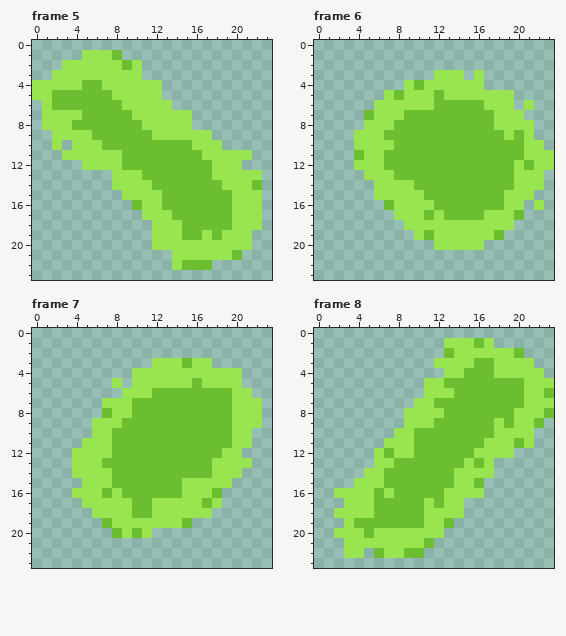
Two states of a pixel-art file, data/tex/virus_2.aseprite. That is the earlier state.
24x24 pixels, 8 frames. Shown: frame 5, frame 6, frame 7, frame 8. The commit also changed other frames, which this record leaves out.
After:
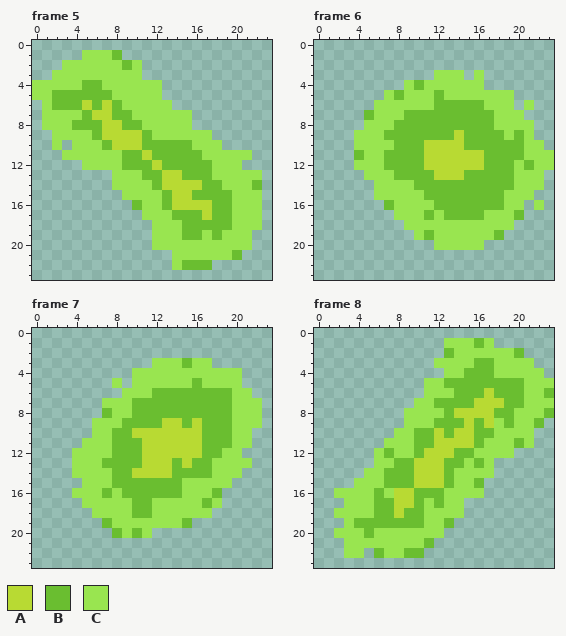
Palette (. is transparent): A #b8da33  B #6abe30  C #99e550
Difference:
layer "Layer 3" opacity 54% added
Frame 5, layer "Layer 3":
y 6: x 5 B -> A; x 7 B -> A
y 7: x 6..7 BB -> AA
y 8: x 7..8 BB -> AA
y 9: x 7..10 BBBB -> AAAA
y 10: x 8..10 BBB -> AAA
y 11: x 11 B -> A
y 12: x 12 B -> A
y 13: x 13..14 BB -> AA
y 14: x 13..16 BBBB -> AAAA
y 15: x 14..15 BB -> AA
y 16: x 14..17 BBBB -> AAAA
y 17: x 17 B -> A
Frame 6, layer "Layer 3":
y 9: x 14 B -> A
y 10: x 11..14 BBBB -> AAAA
y 11..12: x 11..16 BBBBBB -> AAAAAA
y 13: x 12..14 BBB -> AAA
Frame 7, layer "Layer 3":
y 9: x 13..14 BB -> AA; x 16 B -> A
y 10: x 10..16 BBBBBBB -> AAAAAAA
y 11..12: x 11..16 BBBBBB -> AAAAAA
y 13: x 11..13 BBB -> AAA; x 15 B -> A
y 14: x 10..13 BBBB -> AAAA
Frame 8, layer "Layer 3":
y 6: x 17 B -> A
y 7: x 16..18 BBB -> AAA
y 8: x 14..17 BBBB -> AAAA
y 9: x 15 B -> A; x 17 B -> A
y 10: x 12 B -> A; x 14..15 BB -> AA
y 11: x 12..15 BBBB -> AAAA
y 12: x 11..13 BBB -> AAA
y 13..15: x 10..12 BBB -> AAA
y 16..17: x 8..9 BB -> AA
y 18: x 8 B -> A
Where, in picture pixels (left, top, right, bottom), the same in both pictures:
changed: (82, 100, 212, 220)
changed: (424, 130, 484, 180)
changed: (132, 418, 202, 478)
changed: (394, 388, 504, 518)
